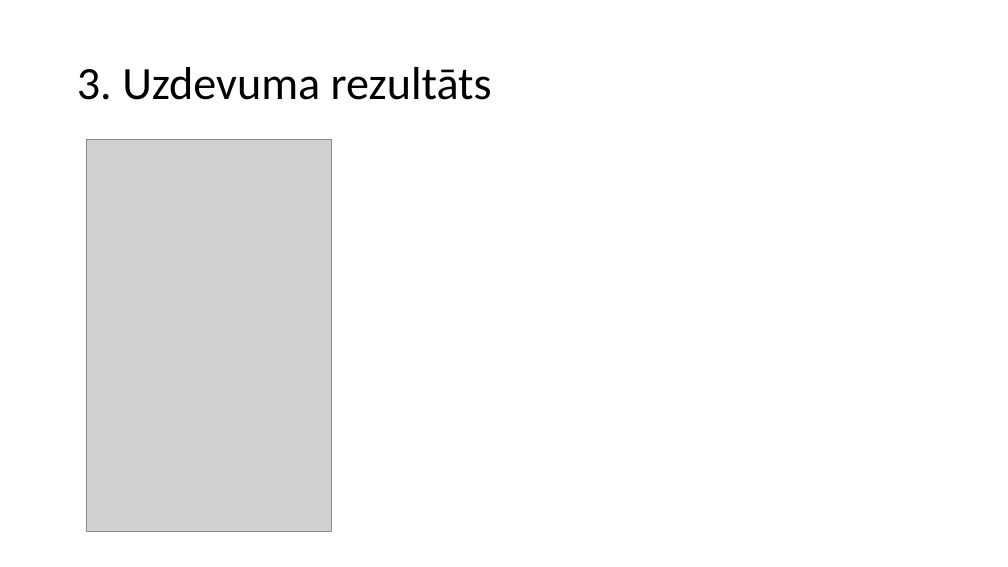
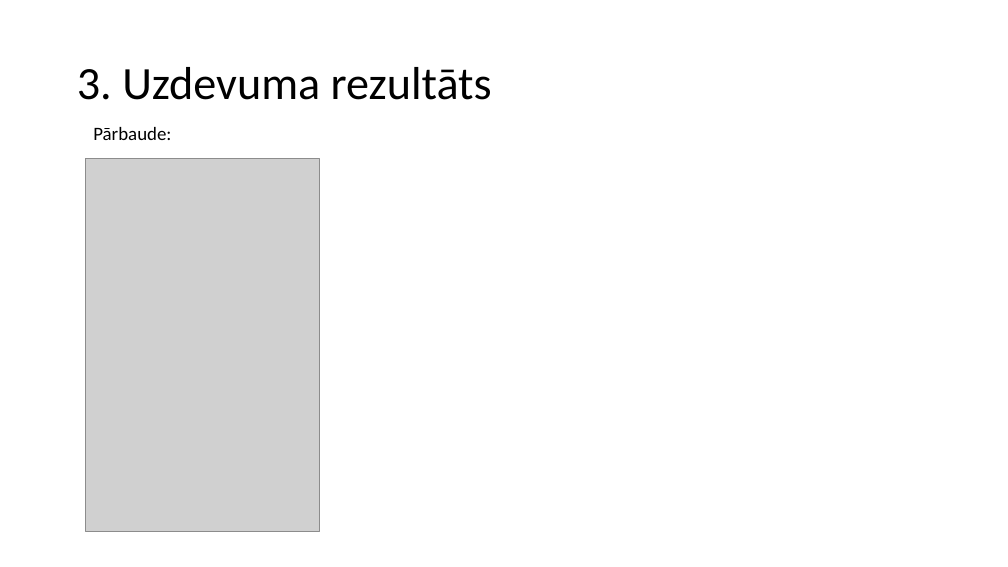
Before and after one commit to minime556/Eksamens, a slide deck: slide 18 of MacibuMaterialsProgEks.pptx. Drawn at 1008x567 pixels with LibreOffice and Linux fonts; fonts in the diff are those of the drawing; grey boxes stand for pictures. Boxes give left, top, right and bottom in pixels: in the first picture for what was removed or moved away, otherwise in the second. Text is boxed around its words. In the diff, an @@ line names an element or a change of style, - is before the commit and + after.

```diff
--- a/MacibuMaterialsProgEks.pptx
+++ b/MacibuMaterialsProgEks.pptx
@@ text added at <box>93,127,171,140</box>, 18 pt, text #000000 @@
+Pārbaude:
@@ picture: place and size @@
-picture at <box>86,140,331,532</box>
+picture at <box>86,159,320,532</box>
```
Also in this commit, not shown: 2 other files.
